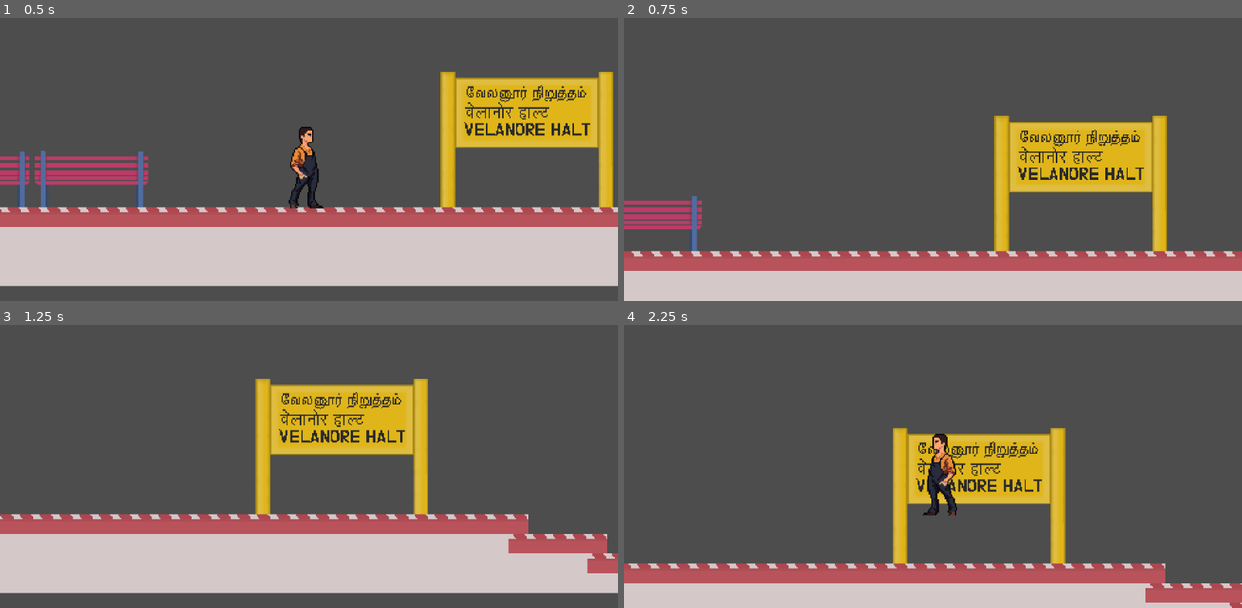
Above: before the commit, frames 1-4 (two rows, left to right).
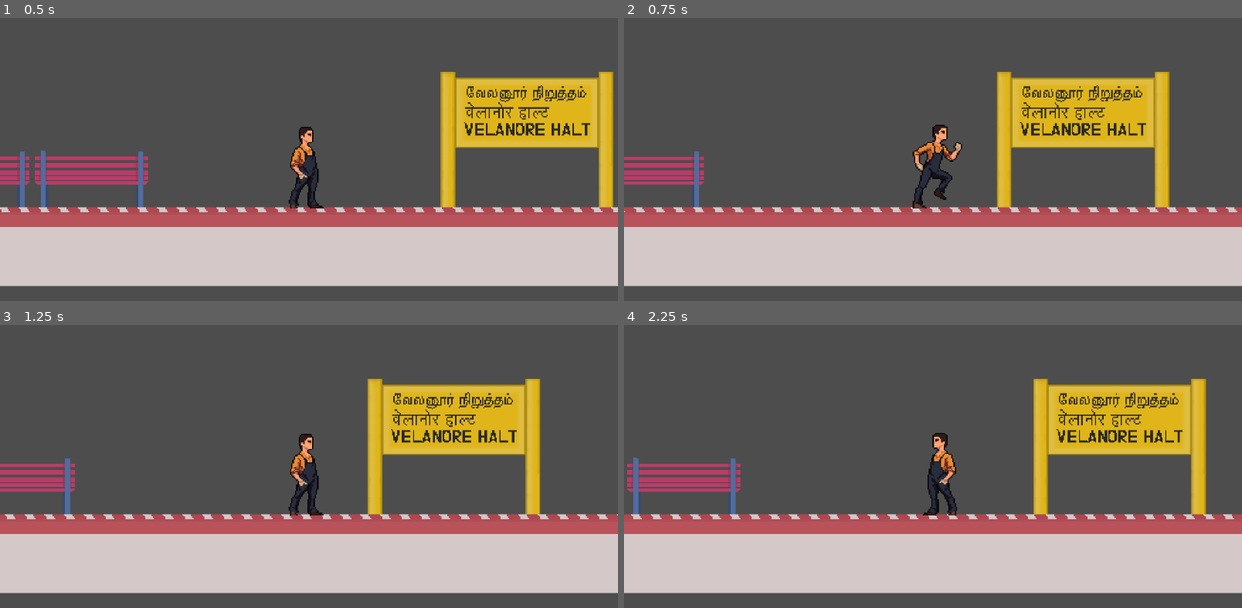
Above: after the commit, the same moments.

Repository: nareshkarthigeyan/velanorehalt
Game: Godot game, scene res://Main.tscn
Same seed, same stepped clock (60 frames per second), same inputs: the game is played once before the commit and once after it.
Inputs (mouse positions are in pixels of both pictures, inside the frame that each line leads up to):
- Up to frame 1 (0.5 s): no input
- Up to frame 2 (0.75 s): tap Enter (ui_accept) at 0.5 s; move the mouse to (1068, 111) at 0.52 s; hold Right (ui_right) from 0.53 s (still down); hold Enter (ui_accept) from 0.53 s (still down); tap E (interact) at 0.6 s; click (1068, 111) at 0.67 s
- Up to frame 3 (1.25 s): keep holding Right (ui_right); keep holding Enter (ui_accept)
- Up to frame 4 (2.25 s): move the mouse to (809, 452) at 1.27 s; release Enter (ui_accept) at 1.28 s; tap Enter (ui_accept) at 1.35, 1.52, 1.82 s; tap E (interact) at 1.55, 2.1 s; move the mouse to (994, 358) at 2.02 s; release Right (ui_right) at 2.03 s; hold Left (ui_left) from 2.03 s (still down); hold Enter (ui_accept) from 2.03 s (still down)

Frame 1 is identical in both runs. In frame 2, 39% of the frame differs, in the area x 0-100%, y 19-100%; in frame 3, 18%; in frame 4, 45%.

Commit message:
state added for boarding

Diff:
--- a/Player/BoardedState.gd
+++ b/Player/BoardedState.gd
@@ -1,12 +1,32 @@
 class_name BoardedState
 extends State
 
+var just_boarded := true
+
 func Enter() -> void:
-	# Reparent to the train and sync position
+	# Snap to boarding marker
+	if player.boarding_marker:
+		player.global_position = player.boarding_marker.global_position
+
+	# Set top-level to preserve global transform during reparenting
 	player.set_as_top_level(true)
+
+	# Reparent to train if needed
+	if player.get_parent() != player.current_train:
+		player.get_parent().remove_child(player)
+		player.current_train.add_child(player)
+		player.set_as_top_level(true)  # Must call again after reparenting
+
+	# Sync train position
 	player.last_train_pos = player.current_train.global_position
 	player.z_index = -10
+
 	print("🚆 Entered BoardedState")
+
+	# Cooldown to prevent immediate disembark
+	just_boarded = true
+	await get_tree().create_timer(0.2).timeout
+	just_boarded = false
 
 func Physics(delta: float) -> State:
 	# Disable vertical movement
@@ -34,10 +54,12 @@
 	return null
 
 func HandleInput(event: InputEvent) -> State:
+	if just_boarded:
+		return null
+
 	if event.is_action_pressed(player.interaction_key):
 		print("🚪 Disembarking...")
-		player.disembark(player.current_train)
-		player.z_index = 10;
+		#player.disembark(player.current_train)
 		return player.state_machine.get_node("IdleState")
 
 	if event is InputEventScreenTouch and event.pressed:
@@ -46,4 +68,17 @@
 	return null
 
 func Exit() -> void:
+	if player.get_parent() == player.current_train:
+		var pos = player.global_position
+		player.current_train.remove_child(player)
+
+		player.main_scene.add_child(player)
+
+		player.global_position = pos
+		player.set_as_top_level(false)
+
+		player.can_board = false
+		#player.current_train = null
+		#player.boarding_marker = null
+
 	player.z_index = 10;
--- a/Player/Script/IdleState.gd
+++ b/Player/Script/IdleState.gd
@@ -50,7 +50,12 @@
 	return null
 
 func HandleInput(event: InputEvent) -> State:
-	if event is InputEventScreenTouch:
-		if event.pressed:
-			player.handle_touch(event.position)
+	if event.is_action_pressed(player.interaction_key):
+		if player.can_board and player.current_train and player.boarding_marker:
+			print("Going inside BoardedState!")
+			return player.state_machine.get_node("BoardedState")
+
+	if event is InputEventScreenTouch and event.pressed:
+		player.handle_touch(event.position)
+
 	return null
--- a/Player/Script/JumpState.gd
+++ b/Player/Script/JumpState.gd
@@ -53,7 +53,11 @@
 	return null
 
 func HandleInput(event: InputEvent) -> State:
-	if event is InputEventScreenTouch:
-		if event.pressed:
-			player.handle_touch(event.position)
+	if event.is_action_pressed(player.interaction_key):
+		if player.can_board and player.current_train and player.boarding_marker:
+			return player.state_machine.get_node("BoardedState")
+
+	if event is InputEventScreenTouch and event.pressed:
+		player.handle_touch(event.position)
+
 	return null
--- a/Player/Script/RunState.gd
+++ b/Player/Script/RunState.gd
@@ -29,7 +29,11 @@
 	return null
 
 func HandleInput(event: InputEvent) -> State:
-	if event is InputEventScreenTouch:
-		if event.pressed:
-			player.handle_touch(event.position)
+	if event.is_action_pressed(player.interaction_key):
+		if player.can_board and player.current_train and player.boarding_marker:
+			return player.state_machine.get_node("BoardedState")
+
+	if event is InputEventScreenTouch and event.pressed:
+		player.handle_touch(event.position)
+
 	return null
--- a/Player/Script/player.gd
+++ b/Player/Script/player.gd
@@ -26,6 +26,7 @@
 func _ready() -> void:
 	state_machine.Initialize(self)
 	main_scene = get_tree().get_current_scene()
+	print("👤 Player Spawn:", global_position)
 
 func _unhandled_input(event):
 	state_machine._unhandled_input(event)
@@ -66,51 +67,9 @@
 	if current_request and not jump_cancelled:
 		state_machine.ChangeState(state_machine.get_node("JumpState"))
 
-#TRAIN
-func _reparent_to_train():
-	if get_parent() != current_train:
-		get_parent().remove_child(self)
-		current_train.add_child(self)
-		set_as_top_level(true)
-	state_machine.ChangeState(state_machine.get_node("BoardedState"))
-
-func disembark(from_train):
-	if get_parent() == from_train:
-		var pos = global_position
-		from_train.remove_child(self)
-
-		main_scene.add_child(self)
-
-		global_position = pos
-		set_as_top_level(false)
-
-		can_board = false
-		current_train = null
-		boarding_marker = null
-
 func is_inside_train() -> bool:
-	return get_parent() == current_train
+	return current_train != null and get_parent() == current_train
 
 func _physics_process(delta: float) -> void:
 	state_machine._physics_process(delta)
-
-
-	if Input.is_action_just_pressed(interaction_key):
-		#print("clicked E")
-		#print("can_board:", can_board)
-		#print("current_train:", current_train)
-		#print("boarding_marker:", boarding_marker)
-
-		if is_inside_train():
-			disembark(current_train)
-		elif can_board and current_train and boarding_marker:
-			last_train_pos = current_train.global_position
-			global_position = boarding_marker.global_position
-			set_as_top_level(true)
-			_reparent_to_train()
-
-			var blocker = current_train.get_node_or_null("Coach/DoorBlocker")
-			if blocker:
-				blocker.disabled = false
-
 	move_and_slide()
--- a/Scripts/main.gd
+++ b/Scripts/main.gd
@@ -3,7 +3,7 @@
 @export var train_scene: PackedScene = preload("res://Train/Train.tscn")
 @export var station_path: NodePath = "Station"
 @export var train_spawn_x: float = 15000.0
-@export var train_delay: float = 2.0
+@export var train_delay: float = 5.0
 
 func _ready():
 	await get_tree().create_timer(train_delay).timeout
--- a/Train/Coach/Coach.tscn
+++ b/Train/Coach/Coach.tscn
@@ -36,8 +36,8 @@
 attenuation = 2.0
 
 [node name="RightDoorArea" type="Area2D" parent="."]
-collision_layer = 3
-collision_mask = 3
+collision_layer = 2
+collision_mask = 2
 script = ExtResource("4_6vem2")
 
 [node name="CollisionShape2D" type="CollisionShape2D" parent="RightDoorArea"]
@@ -64,8 +64,6 @@
 [node name="Marker2D" type="Marker2D" parent="LeftDoorArea2"]
 position = Vector2(-2, -1)
 
-[connection signal="area_entered" from="RightDoorArea" to="RightDoorArea" method="_on_area_entered"]
-[connection signal="area_exited" from="RightDoorArea" to="RightDoorArea" method="_on_area_exited"]
 [connection signal="body_entered" from="RightDoorArea" to="RightDoorArea" method="_on_body_entered"]
 [connection signal="body_exited" from="RightDoorArea" to="RightDoorArea" method="_on_body_exited"]
 [connection signal="body_entered" from="LeftDoorArea2" to="LeftDoorArea2" method="_on_body_entered"]
--- a/Train/Coach/boardingArea.gd
+++ b/Train/Coach/boardingArea.gd
@@ -3,18 +3,23 @@
 @onready var train = get_parent().get_parent()
 
 func _on_body_entered(body):
-	print("🟡 ENTERED BODY:", body.name, "| TYPE:", body.get_class())
-	print("🚆 My train is:", train)
+	# Ignore all non-CharacterBody2D
+	if not body is CharacterBody2D:
+		return
 
-	if body.get_class() == "CharacterBody2D" and not body.is_inside_train():
-		print("✅ Setting player boarding vars")
+	# Filter to only allow Player
+	if not body is Player:
+		return
+
+	if not body.is_inside_train():
+		print("🟢 Boarding possible at", name)
 		body.can_board = true
 		body.current_train = train
-		body.boarding_marker = get_node("Marker2D")
+		body.boarding_marker = $Marker2D
 
 func _on_body_exited(body):
-	if body.get_class() == "CharacterBody2D" and not body.is_inside_train():
-		print("🔴 Player left door area")
+	if not body is Player:
+		return
+
+	if not body.is_inside_train():
 		body.can_board = false
-		#body.current_train = null
-		#body.boarding_marker = null
